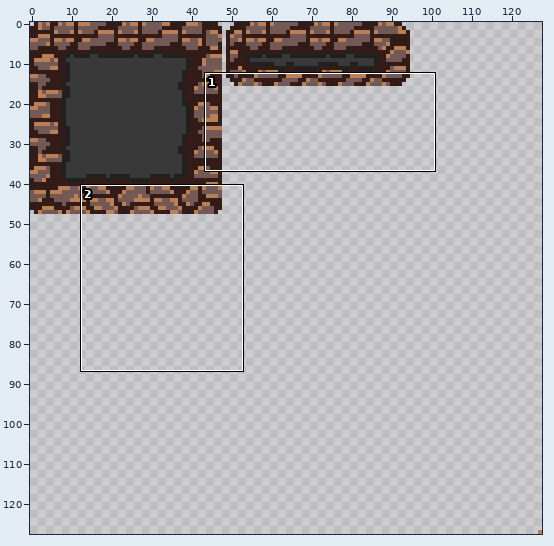
File history of a sprite sheet, MinotaurGame/Assets/Sprites/Tiles/Tiles.png. Above: a wide view before the commit, with the close-up outlined.
Close-up. First the earlier version:
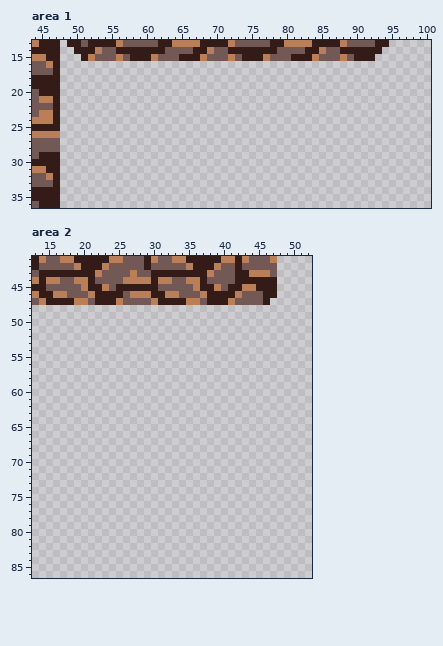
The file is 128x128 pixels. Shown: area 1: x 44..100, y 13..36; area 2: x 13..52, y 41..86.
After the commit:
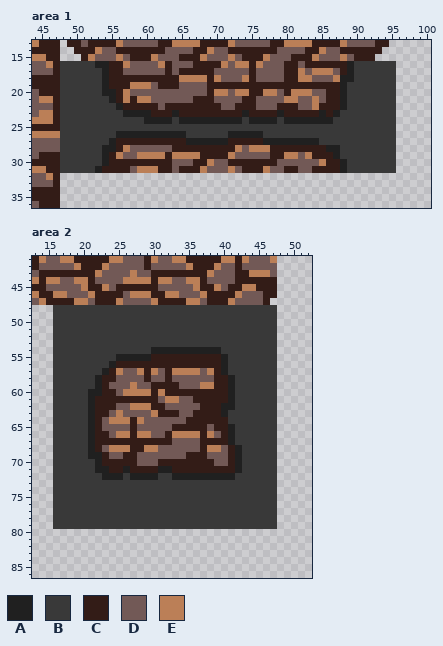
Palette (. is transparent): A #202020  B #393939  C #331c17  D #725956  E #bb7f57
Changes in this commit:
Changed rows in their new state; - is an unchanged pixel.
Area 1:
first column x 48:
16 BBBBBAACCEDDDDECDDDCCCCEDEECEDDDCCDCCCCCCABBBBBB
17 BBBBBBACCDDDDDDCDCCCCCDDDDDCDDDDCCEDEEEDCABBBBBB
18 BBBBBBACCCCCCCCCCEEEECEDDDECDDDDCCEEDDDEAABBBBBB
19 BBBBBBACCCEEEDCCCDDDDCCCCCCCCCCCCCCCCCCCABBBBBBB
20 BBBBBBAACEDDDDDDDDDDDCEEDEECCEEDCEEEDDCCABBBBBBB
21 BBBBBBBACECEEDDDDDDCCCDDDDCCDDDDEEDDEDCCABBBBBBB
22 BBBBBBBBACCCCCDCCCCCCCCDDCCCDDDCCCDDECCCABBBBBBB
23 BBBBBBBBBAAAACCCACCCCCCCCCACCCCACCCCCACABBBBBBBB
24 BBBBBBBBBBBBAAAABAAAAAAAAABAAAABAAAAAAABBBBBBBBB
25 BBBBBBBBBBBBBBBBBBBBBBBBBBBBBBBBBBBBBBBBBBBBBBBB
26 BBBBBBBBAAAAAAAAAABBBBBBAAAAABBBBBBBBBBBBBBBBBBB
27 BBBBBBBACCCCCCCCCCAAAAAACCCCCAAAAAAAABBBBBBBBBBB
28 BBBBBBAACEDDDDDDCCCCCCCCCEDEEECCCCCCCCAABBBBBBBB
29 BBBBBBACEDDEEEECEEEECCCCEDDDDDCCEEDECCCABBBBBBBB
30 BBBBBBACCCCCCCCCDDDCCEDDCCCCCCCDDDDDDECCABBBBBBB
31 BBBBBACCCCDEEECCDCCCEDDDEDCCCEDDCCDDCCCCABBBBBBB
Area 2:
first column x 16:
48 BBBBBBBBBBBBBBBBBBBBBBBBBBBBBBBB
49 BBBBBBBBBBBBBBBBBBBBBBBBBBBBBBBB
50 BBBBBBBBBBBBBBBBBBBBBBBBBBBBBBBB
51 BBBBBBBBBBBBBBBBBBBBBBBBBBBBBBBB
52 BBBBBBBBBBBBBBBBBBBBBBBBBBBBBBBB
53 BBBBBBBBBBBBBBBBBBBBBBBBBBBBBBBB
54 BBBBBBBBBBBBBBAAAAAAAAAABBBBBBBB
55 BBBBBBBBBAAAAACCCCCCCCCCABBBBBBB
56 BBBBBBBBACCCCCCCCCCCCCCCABBBBBBB
57 BBBBBBBACEDDECEDCEEEEDECABBBBBBB
58 BBBBBBACCDDDDCDDCDDDDDDCCABBBBBB
59 BBBBBBACDDDEDDCCCCDDDEECCABBBBBB
60 BBBBBAACCDEEEECECCCCCCCCCABBBBBB
61 BBBBBACCCCCCCCCDEEDDCCCCCABBBBBB
62 BBBBBACCCDDEEECCDDDDDCCCAABBBBBB
63 BBBBBACCDEDDDDECCCDDCCCCABBBBBBB
64 BBBBBACDEEECEDDDDDDCCCCCCBBBBBBB
65 BBBBBACDDDDCDDDDDCCCCCDCCABBBBBB
66 BBBBBACCDEECEEDDCEEEECEDCABBBBBB
67 BBBBBACCCCCCCCCCCDDDDCCCCABBBBBB
68 BBBBBACDEEECCEEDDDDDDCEEDCABBBBB
69 BBBBBAACDDCCDDDDDDDCCCDDDCABBBBB
70 BBBBBBACCCCCDDDCCCCCCCCDDCABBBBB
71 BBBBBBAACCACCCCAACCCCCCCCCABBBBB
72 BBBBBBBAAABAAAABBAAAAAAAAABBBBBB
73 BBBBBBBBBBBBBBBBBBBBBBBBBBBBBBBB
74 BBBBBBBBBBBBBBBBBBBBBBBBBBBBBBBB
75 BBBBBBBBBBBBBBBBBBBBBBBBBBBBBBBB
76 BBBBBBBBBBBBBBBBBBBBBBBBBBBBBBBB
77 BBBBBBBBBBBBBBBBBBBBBBBBBBBBBBBB
78 BBBBBBBBBBBBBBBBBBBBBBBBBBBBBBBB
79 BBBBBBBBBBBBBBBBBBBBBBBBBBBBBBBB
Changed places in both close-ups, as pixel boxes (x1, y1, x2, y2):
added: (60, 61, 396, 173)
added: (53, 305, 277, 529)
